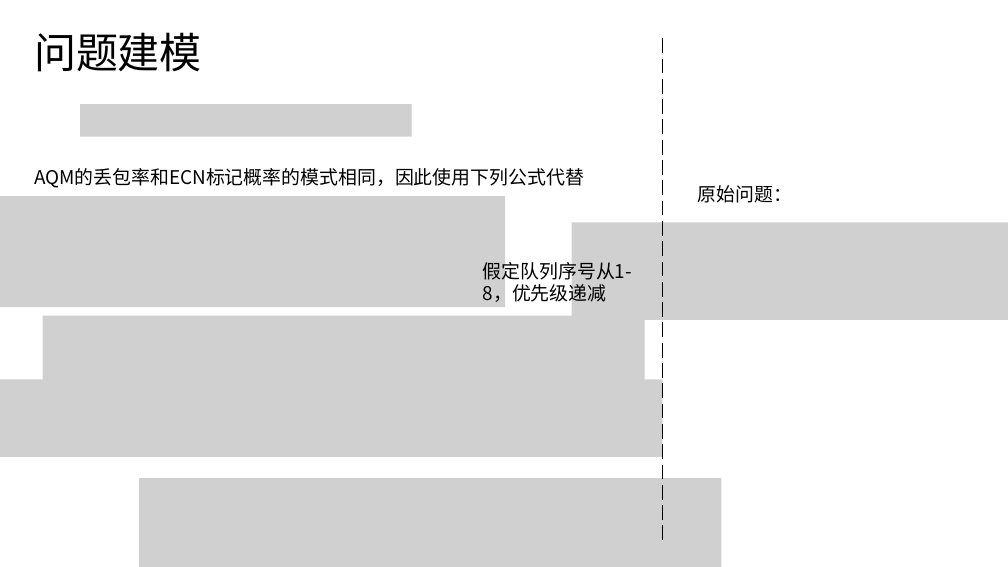
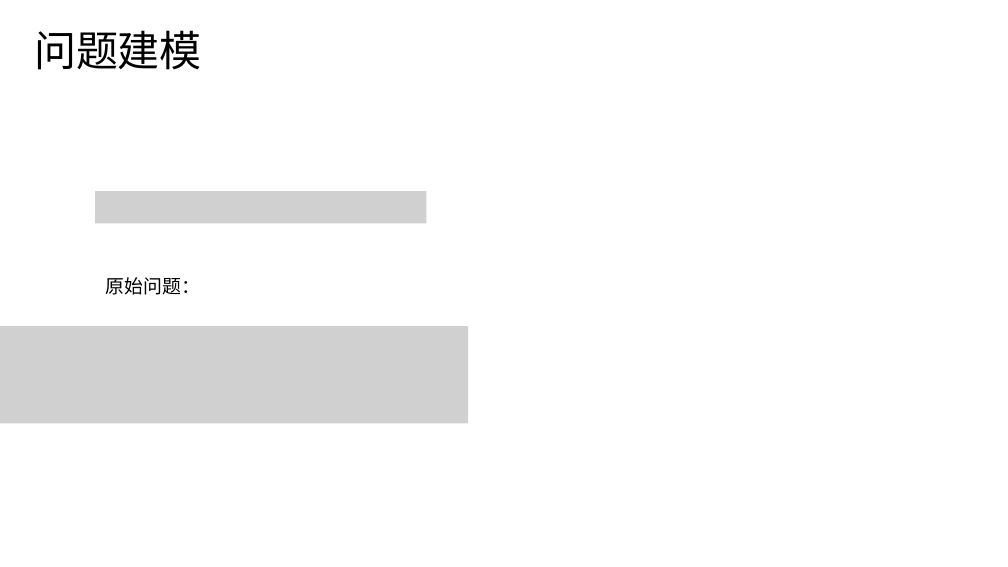
Before and after one commit to JinPeng-Zhang/RMAB, a slide deck: slide 6 of PPT/算法整理.pptx (slide 5 before the commit). Drawn at 1008x567 pixels with LibreOffice and Linux fonts; fonts in the diff are those of the drawing; grey boxes stand for pictures. Boxes give left, top, right and bottom in pixels: in the first picture for what was removed or moved away, otherwise in the second. Text is boxed around its words. In the diff, an @@ line names an element or a change of style, - is before the commit and + after.

```diff
--- a/PPT/算法整理.pptx
+++ b/PPT/算法整理.pptx
@@ line removed from (662, 39) to (662, 544) @@
@@ picture removed at box(80, 104, 411, 137) @@
@@ text removed at box(34, 168, 584, 188) @@
-AQM的丢包率和ECN标记概率的模式相同，因此使用下列公式代替
@@ picture removed at box(0, 197, 505, 308) @@
@@ picture added at box(95, 191, 426, 224) @@
@@ picture removed at box(572, 222, 1008, 320) @@
@@ text removed at box(483, 258, 632, 306) @@
-假定队列序号从1-8，优先级递减
@@ text "原始问题：": place and size @@
-text "原始问题：" at box(698, 185, 792, 203)
+text "原始问题：" at box(106, 277, 200, 295)
@@ picture added at box(0, 326, 469, 423) @@
@@ picture removed at box(42, 316, 644, 392) @@
@@ picture removed at box(0, 380, 662, 457) @@
@@ picture removed at box(139, 479, 721, 567) @@
```
Also in this commit, not shown: 13 other slides changed, 7 slides added, 9 other files.
